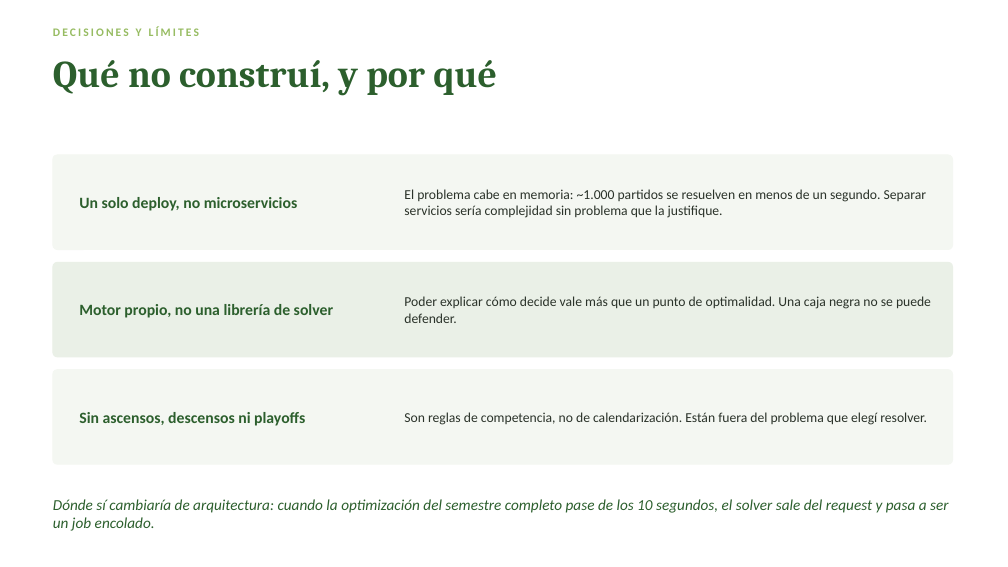
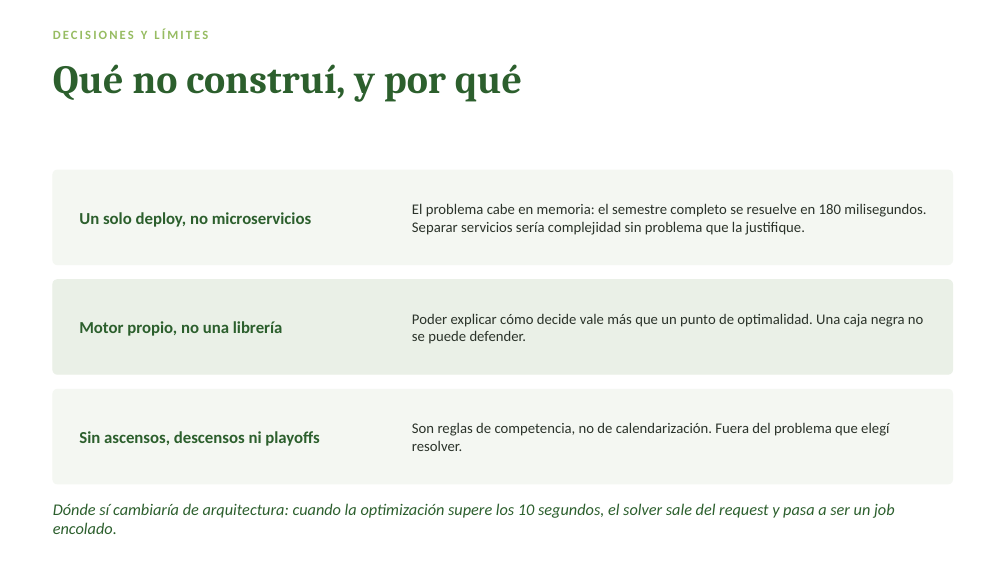
Before and after one commit to Panchoapc/hockey-planner, a slide deck: slide 17 of Caso-Practico-WhereX-Francisco-Pieper.pptx (slide 15 before the commit). Drawn at 1008x567 pixels with LibreOffice and Linux fonts; fonts in the diff are those of the drawing. Boxes give left, top, right and bottom in pixels: in the first picture for what was removed or moved away, otherwise in the second. Text is boxed around its words. In the diff, an @@ line names an element or a change of style, - is before the commit and + after.

```diff
--- a/Caso-Practico-WhereX-Francisco-Pieper.pptx
+++ b/Caso-Practico-WhereX-Francisco-Pieper.pptx
@@ text "DECISIONES Y LÍMITES" at <box>53,28,208,39</box>: size 11 to 12 pt @@
@@ text "Qué no construí, y por ..." at <box>53,64,522,102</box>: size 36 to 38 pt; line spacing 42pt to 45pt @@
@@ rounded rectangle: place and size @@
-rounded rectangle at <box>53,155,953,250</box>
+rounded rectangle at <box>53,170,953,265</box>
@@ text "Un solo deploy, no microservicios": place and size @@
-text "Un solo deploy, no microservicios" at <box>79,197,298,211</box>
+text "Un solo deploy, no microservicios" at <box>79,212,311,227</box>
@@ text "Un solo deploy, no microservicios" at <box>79,212,311,227</box>: size 15 to 16 pt @@
@@ text at <box>412,203,926,235</box>: text changed; size 13 to 14 pt @@
-El problema cabe en memoria: ~1.000 partidos se resuelven en menos de un segundo. Separar servicios sería complejidad sin problema que la justifique.
+El problema cabe en memoria: el semestre completo se resuelve en 180 milisegundos. Separar servicios sería complejidad sin problema que la justifique.
@@ rounded rectangle: place and size @@
-rounded rectangle at <box>53,262,953,357</box>
+rounded rectangle at <box>53,280,953,374</box>
@@ text "Poder explicar cómo decide vale ...": place and size @@
-text "Poder explicar cómo decide vale ..." at <box>404,296,931,323</box>
+text "Poder explicar cómo decide vale ..." at <box>412,313,923,344</box>
@@ text "Poder explicar cómo decide vale ..." at <box>412,313,923,344</box>: size 13 to 14 pt @@
@@ text at <box>79,321,283,336</box>: text changed; size 15 to 16 pt @@
-Motor propio, no una librería de solver
+Motor propio, no una librería
@@ rounded rectangle: place and size @@
-rounded rectangle at <box>53,370,953,464</box>
+rounded rectangle at <box>53,389,953,484</box>
@@ text "Sin ascensos, descensos ni playoffs" at <box>79,431,319,446</box>: size 15 to 16 pt @@
@@ text "Sin ascensos, descensos ni playoffs": place and size @@
-text "Sin ascensos, descensos ni playoffs" at <box>79,412,305,426</box>
+text "Sin ascensos, descensos ni playoffs" at <box>79,431,319,446</box>
@@ text at <box>412,422,889,451</box>: text changed; size 13 to 14 pt @@
-Son reglas de competencia, no de calendarización. Están fuera del problema que elegí resolver.
+Son reglas de competencia, no de calendarización. Fuera del problema que elegí resolver.
@@ text at <box>53,503,895,534</box>: text changed; size 14.5 to 15.5 pt @@
-Dónde sí cambiaría de arquitectura: cuando la optimización del semestre completo pase de los 10 segundos, el solver sale del request y pasa a ser un job encolado.
+Dónde sí cambiaría de arquitectura: cuando la optimización supere los 10 segundos, el solver sale del request y pasa a ser un job encolado.
```
Also in this commit, not shown: 8 other slides changed, 9 slides added, 7 slides removed, 1 other file.
